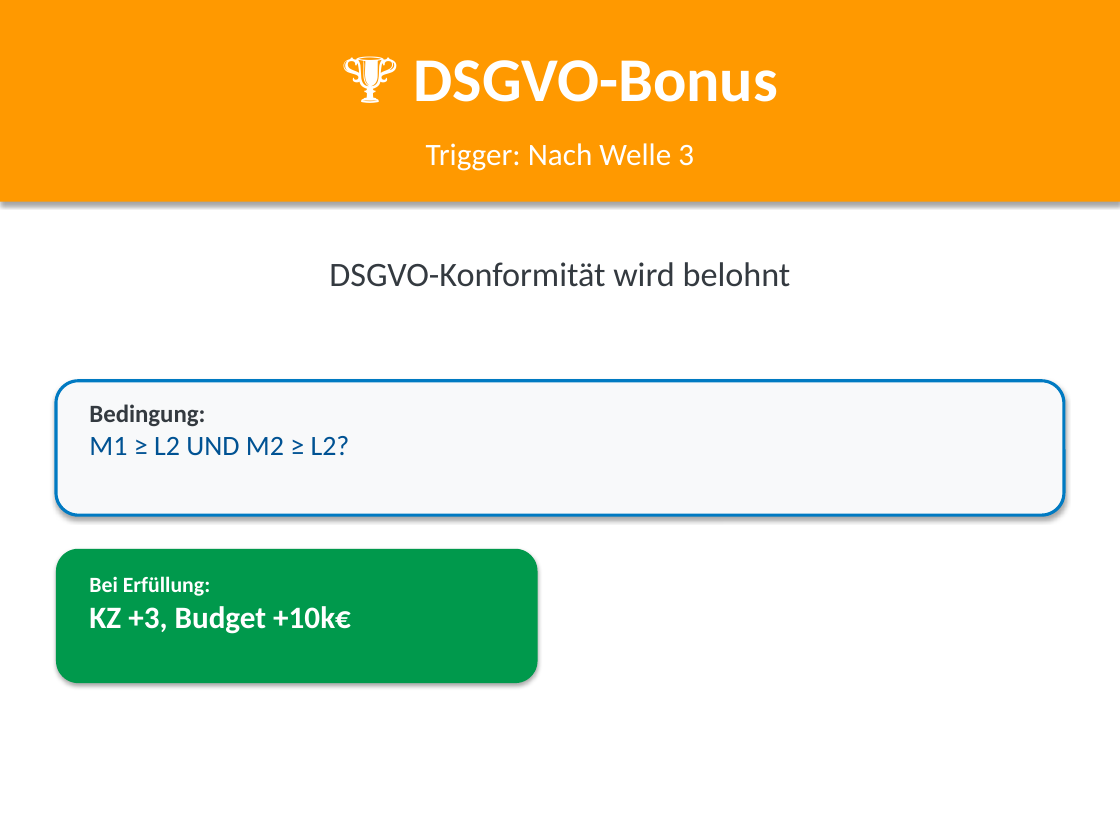
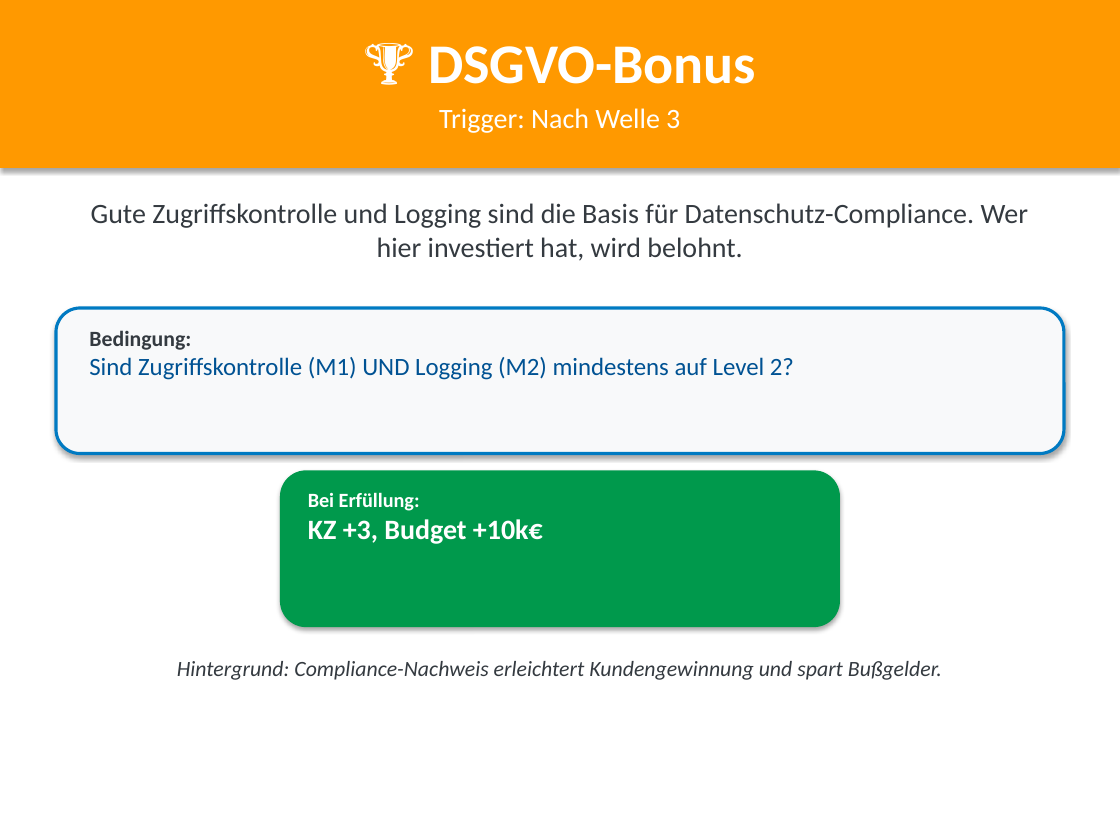
Before and after one commit to ClaudioSt/security-planspiel, a slide deck: slide 4 of pptx_output/Events.pptx. Drawn at 1120x840 pixels with LibreOffice and Linux fonts; fonts in the diff are those of the drawing. Boxes give left, top, right and bottom in pixels: in the first picture for what was removed or moved away, otherwise in the second. Text is boxed around its words. In the diff, an @@ line names an element or a change of style, - is before the commit and + after.

```diff
--- a/pptx_output/Events.pptx
+++ b/pptx_output/Events.pptx
@@ rectangle: place and size @@
-rectangle at (0,0,1120,202)
+rectangle at (0,0,1120,168)
@@ text "🏆 DSGVO-Bonus": place and size @@
-text "🏆 DSGVO-Bonus" at (414,60,778,102)
+text "🏆 DSGVO-Bonus" at (428,46,756,84)
@@ text "🏆 DSGVO-Bonus" at (428,46,756,84): size 40 to 36 pt @@
@@ text "Trigger: Nach Welle 3": place and size @@
-text "Trigger: Nach Welle 3" at (426,143,694,171)
+text "Trigger: Nach Welle 3" at (439,108,680,133)
@@ text "Trigger: Nach Welle 3" at (439,108,680,133): size 20 to 18 pt @@
@@ text at (91,203,1029,261): text changed; size 22 to 18 pt @@
-DSGVO-Konformität wird belohnt
+Gute Zugriffskontrolle und Logging sind die Basis für Datenschutz-Compliance. Wer hier investiert hat, wird belohnt.
@@ rounded rectangle: place and size @@
-rounded rectangle at (56,381,1064,515)
+rounded rectangle at (56,308,1064,454)
@@ text "Bedingung:": place and size @@
-text "Bedingung:" at (89,404,350,456)
+text "Bedingung:" at (89,330,794,380)
@@ text at (89,357,794,380): text changed; size 18 to 16 pt @@
-M1 ≥ L2 UND M2 ≥ L2?
+Sind Zugriffskontrolle (M1) UND Logging (M2) mindestens auf Level 2?
@@ text at (89,330,191,350): size 16 to 14 pt in "Bedingung:" @@
@@ rounded rectangle: place and size @@
-rounded rectangle at (56,549,538,683)
+rounded rectangle at (280,470,840,627)
@@ text "Bei Erfüllung:": place and size @@
-text "Bei Erfüllung:" at (89,576,351,634)
+text "Bei Erfüllung:" at (308,492,543,544)
@@ text "Bei Erfüllung:" at (308,492,543,544): size 14 to 13 pt in "Bei Erfüllung:"; size 20 to 18 pt in "KZ +3, Budget +10k€" @@
@@ text added at (177,661,942,680), 14 pt, text #343A40, italic @@
+Hintergrund: Compliance-Nachweis erleichtert Kundengewinnung und spart Bußgelder.
```
Also in this commit, not shown: 4 other slides changed, 2 other files.
